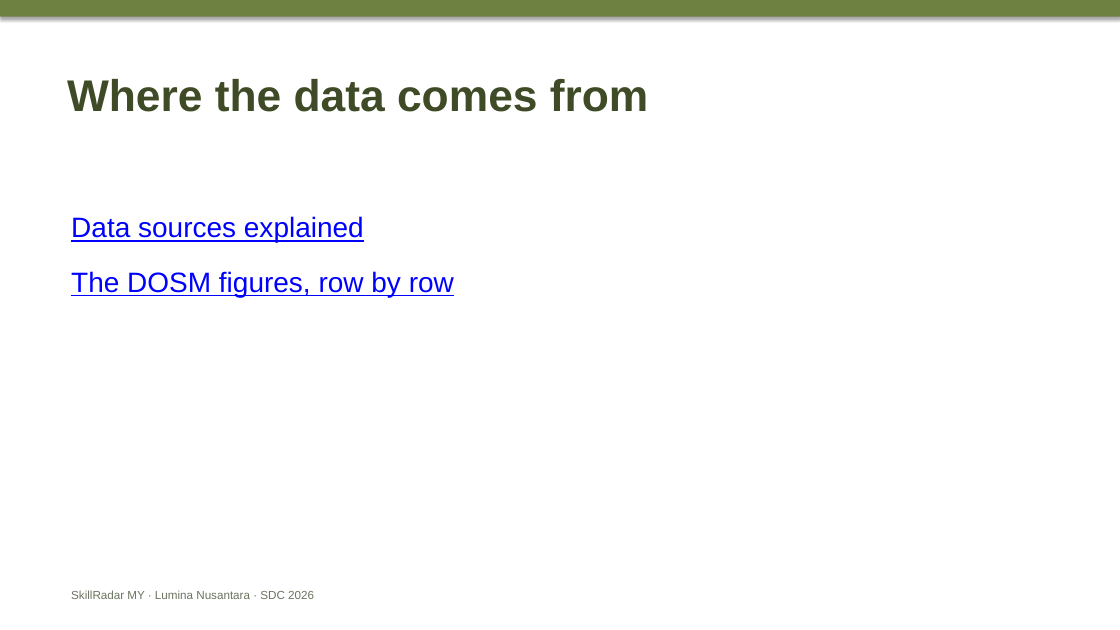
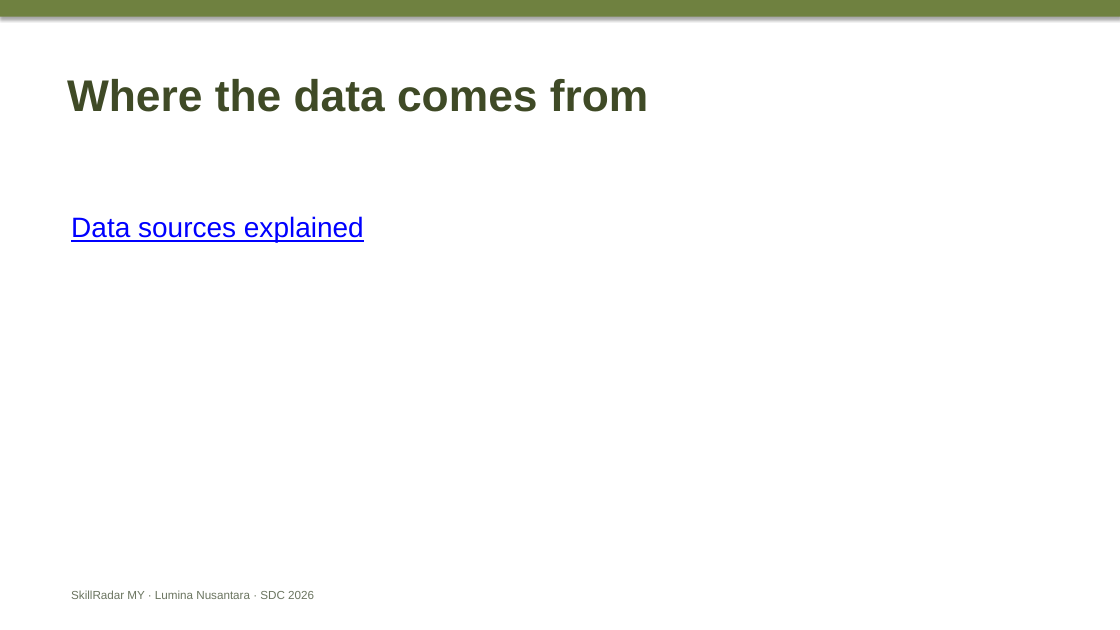
Before and after one commit to douyinlin/sdc2026-lumina-nusantara, a slide deck: slide 1 of team/CUE_DECK_4min10_to_6min.pptx. Drawn at 1120x630 pixels with LibreOffice and Linux fonts; fonts in the diff are those of the drawing. Boxes give left, top, right and bottom in pixels: in the first picture for what was removed or moved away, otherwise in the second. Text is boxed around its words. In the diff, an @@ line names an element or a change of style, - is before the commit and + after.

```diff
--- a/team/CUE_DECK_4min10_to_6min.pptx
+++ b/team/CUE_DECK_4min10_to_6min.pptx
@@ text at bbox=[71, 271, 454, 297]: paragraph removed @@
-The DOSM figures, row by row
```
Also in this commit, not shown: 3 other slides changed, 3 other files.
